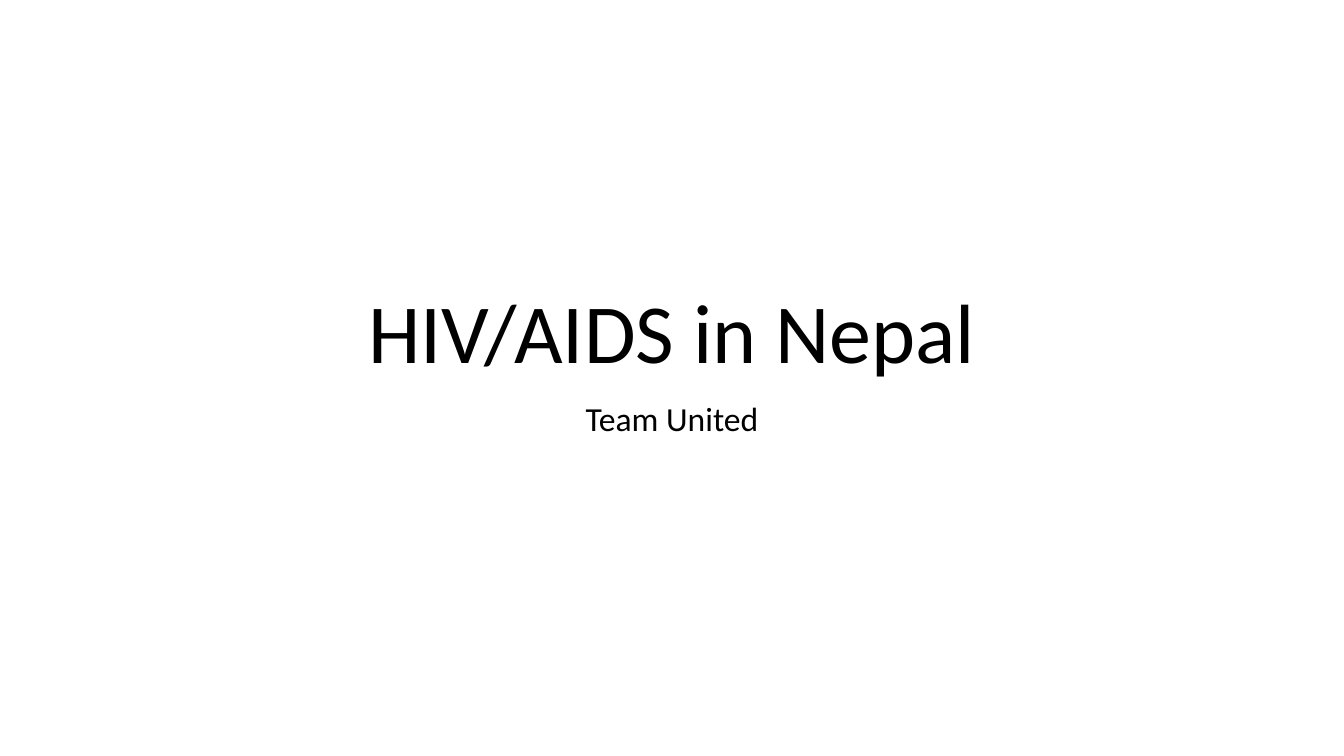
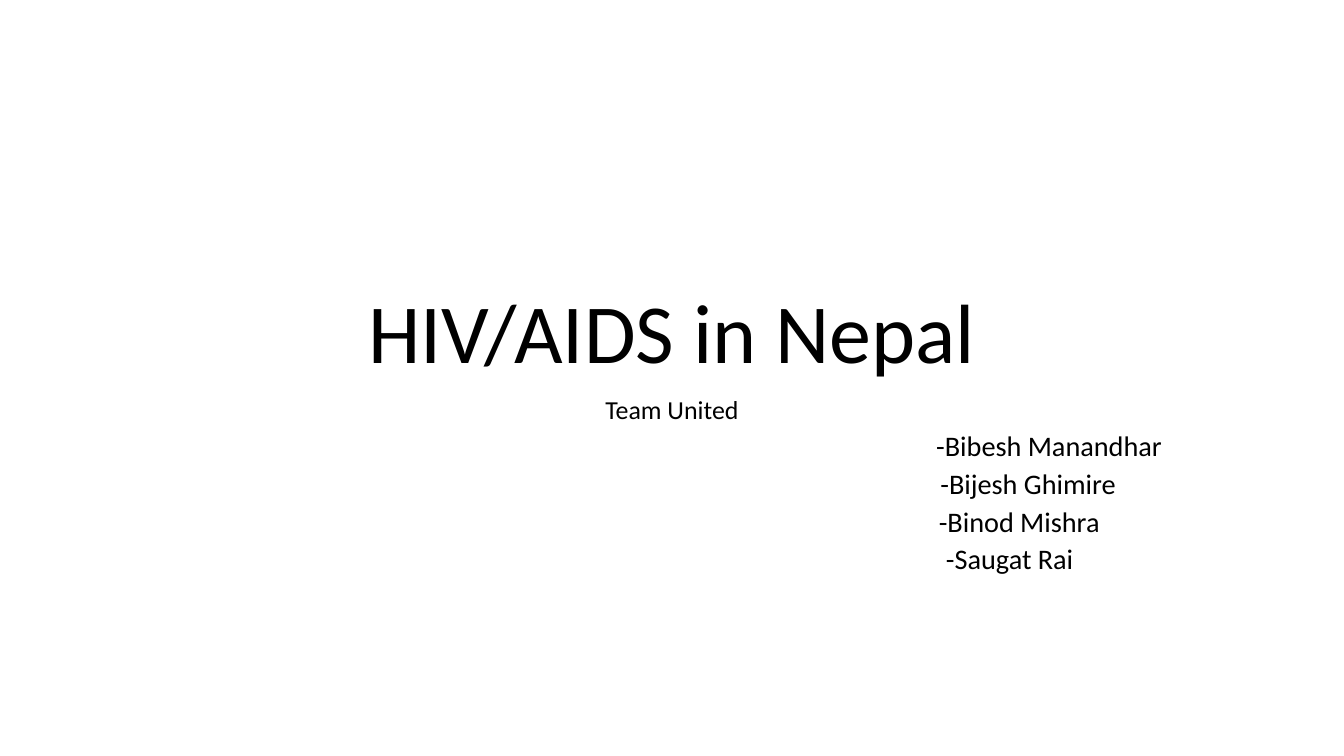
Before and after one commit to RaiSaugat/FinalThoughts, a slide deck: slide 1 of hackathon showcasing presentation template.pptx. Drawn at 1344x756 pixels with LibreOffice and Linux fonts; fonts in the diff are those of the drawing; background and template pictures are left out. Boxes give left, top, right and bottom in pixels: in the first picture for what was removed or moved away, otherwise in the second. Text is boxed around its words. In the diff, an @@ line names an element or a change of style, - is before the commit and + after.

```diff
--- a/hackathon showcasing presentation template.pptx
+++ b/hackathon showcasing presentation template.pptx
@@ subtitle at bbox=[605, 401, 738, 420]: size 24 to 18.5 pt in "Team United"; line spacing 0.9 to 0.7 @@
@@ subtitle at bbox=[936, 436, 1162, 574]: paragraphs added @@
+-Bibesh Manandhar
+-Bijesh Ghimire
+-Binod Mishra
+-Saugat Rai
```
Also in this commit, not shown: 3 other slides changed, 5 slides added.
